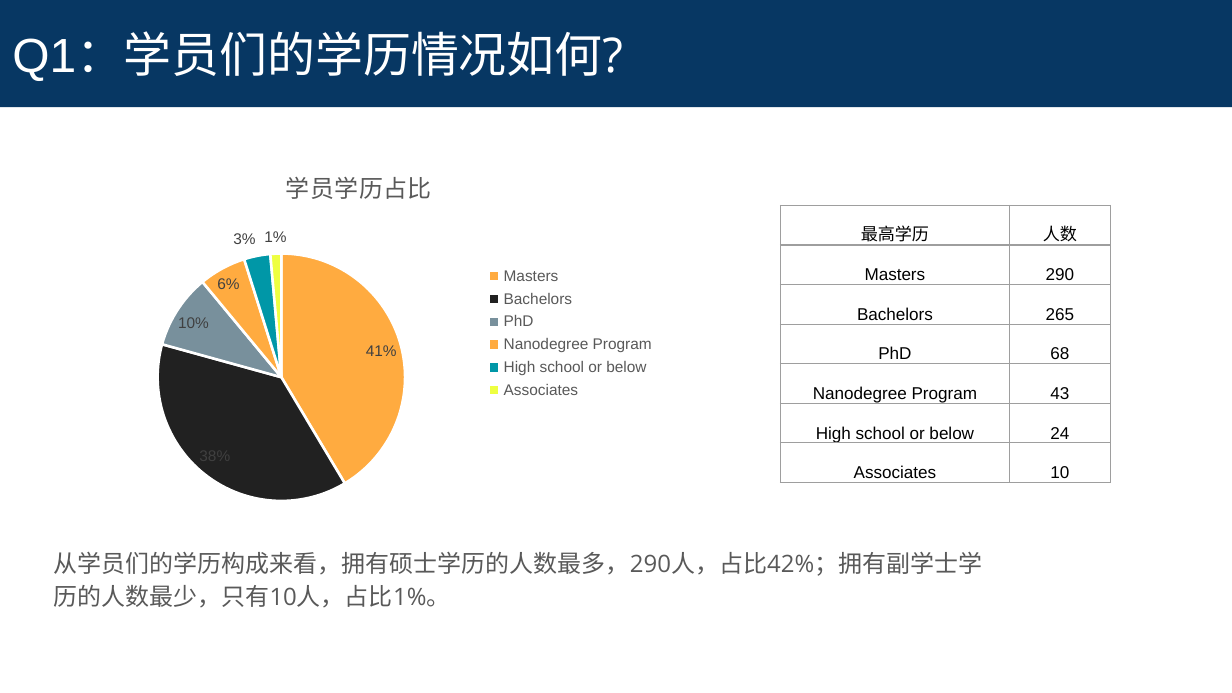
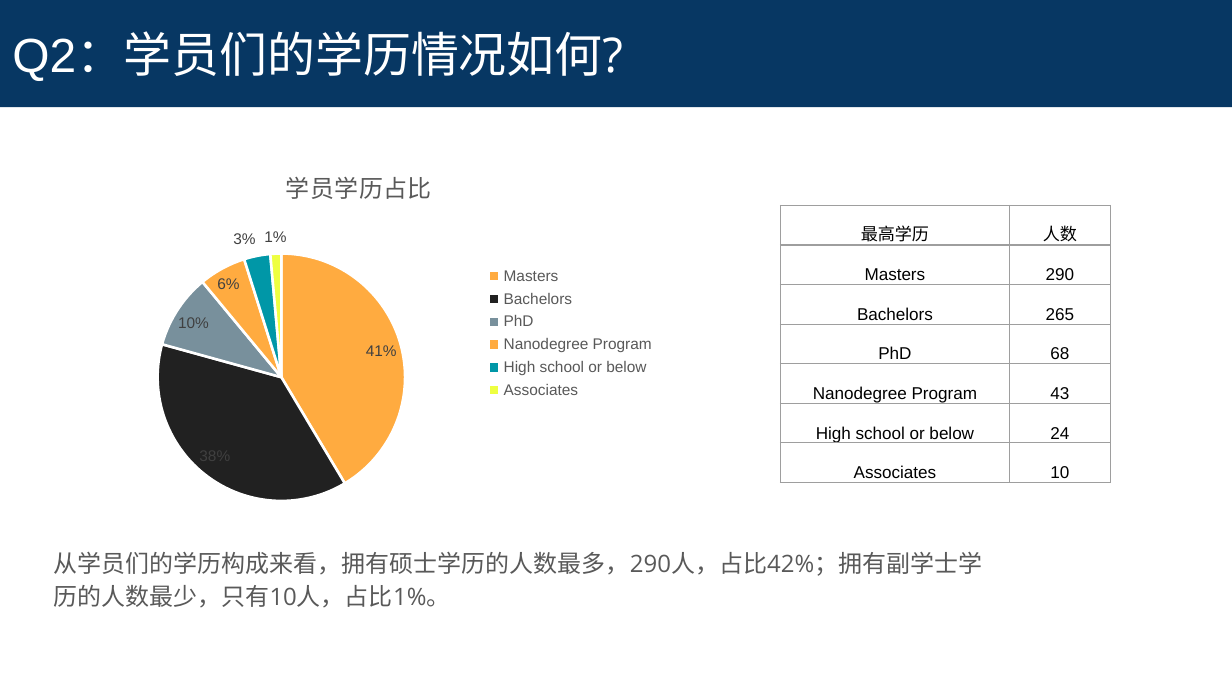
Before and after one commit to yjwang1314/udacity, a slide deck: slide 3 of DA_Business/project/p1_survey/项目一：调查问卷数据/survey-project-submission-template.pptx. Drawn at 1232x693 pixels with LibreOffice and Linux fonts; fonts in the diff are those of the drawing. Boxes give left, top, right and bottom in pixels: in the first picture for what was removed or moved away, otherwise in the second. Text is boxed around its words. In the diff, an @@ line names an element or a change of style, - is before the commit and + after.

```diff
--- a/DA_Business/project/p1_survey/项目一：调查问卷数据/survey-project-submission-template.pptx
+++ b/DA_Business/project/p1_survey/项目一：调查问卷数据/survey-project-submission-template.pptx
@@ title at (12, 34, 623, 81): text changed @@
-Q1：学员们的学历情况如何?
+Q2：学员们的学历情况如何?
```
Also in this commit, not shown: 1 other slide changed, 1 slide added, 1 other file.
